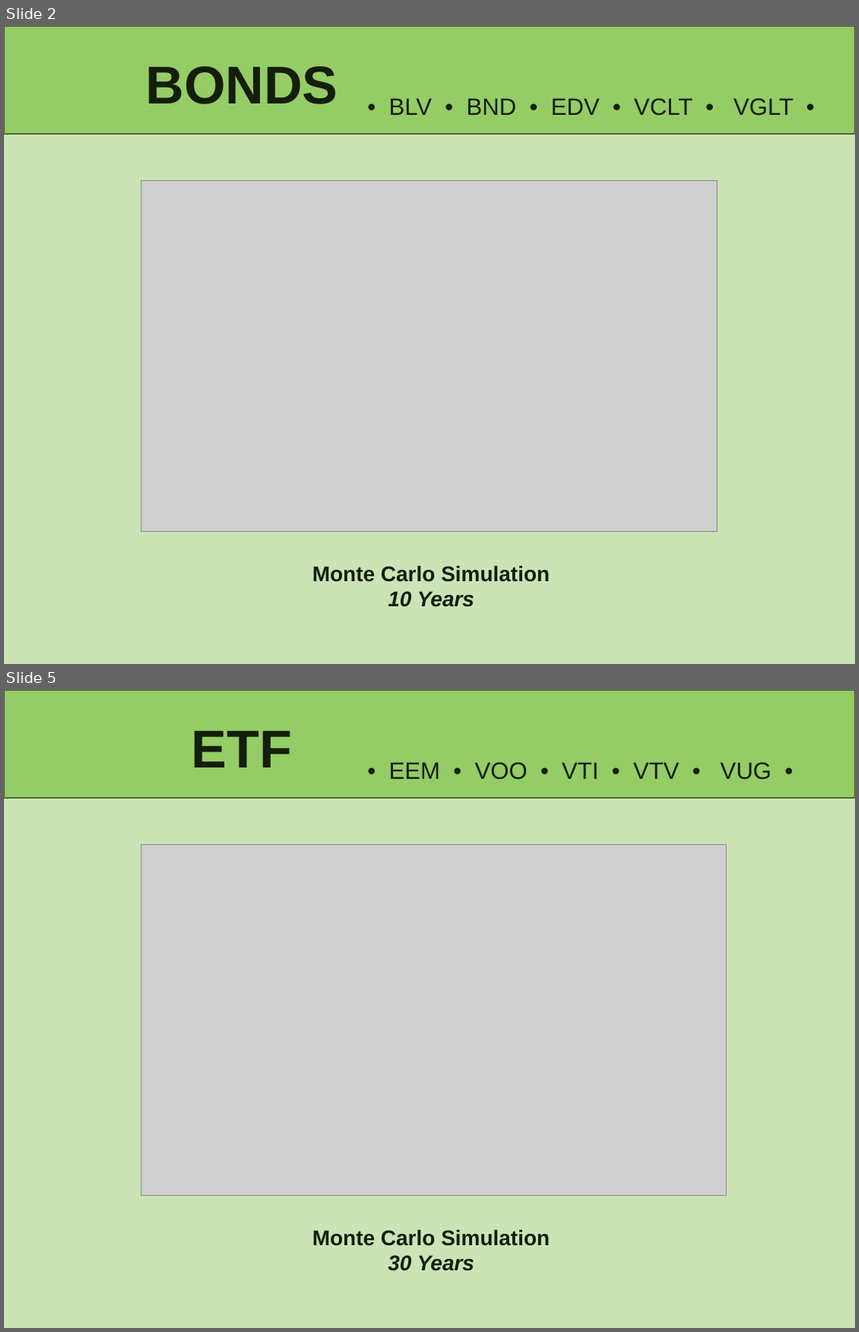
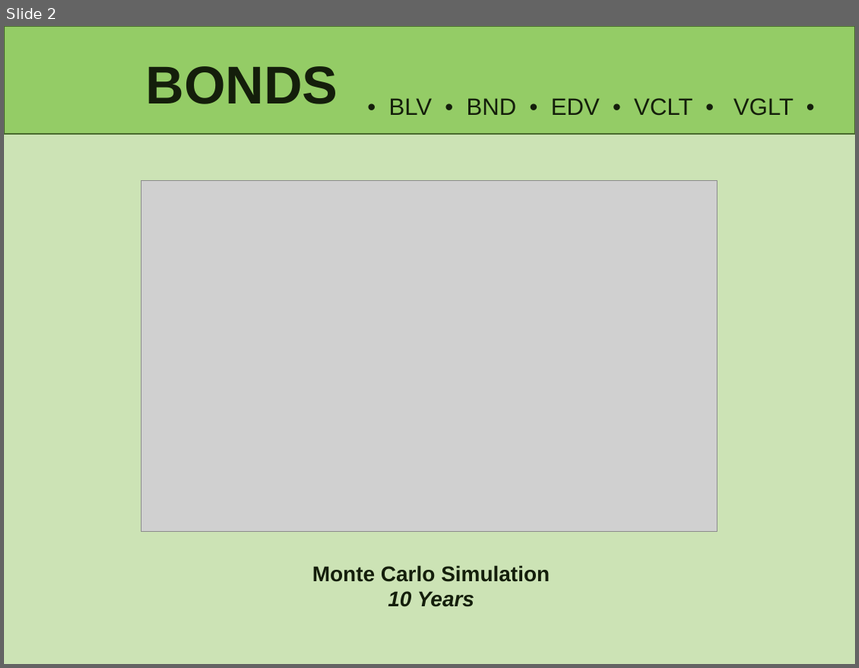
Before and after one commit to lindseyhardouin/Challenging_the_Status_Quo, a slide deck: presentation/P1- Challening the Status Quo.pptx. Shown one above the other, each under a label of ours: slides 2 and 5 before the commit, slide 2 after it; the slides between them are not shown. The pictures are 859x1332 and 859x668 pixels, drawn with LibreOffice and Linux fonts; fonts in the diff are those of the drawing; grey boxes stand for pictures. Boxes give left, top, right and bottom in pixels: in the first picture for what was removed or moved away, otherwise in the second. Text is boxed around its words. In the diff, an @@ line names an element or a change of style, - is before the commit and + after.

```diff
--- a/presentation/P1- Challening the Status Quo.pptx
+++ b/presentation/P1- Challening the Status Quo.pptx
@@ slide 5 removed at [4, 690, 855, 1328], background #CCE3B5; not listed: 1 template element that a slide beside it also shows @@
@@ title removed at [192, 731, 292, 768] @@
-ETF
@@ text removed at [389, 762, 772, 780] @@
-• EEM • VOO • VTI • VTV • VUG •
@@ picture removed at [141, 845, 727, 1195] @@
@@ text removed at [313, 1230, 550, 1271] @@
-Monte Carlo Simulation 30 Years
```
Also in this commit, not shown: 3 slides changed, 7 slides added, 1 other slide removed.
